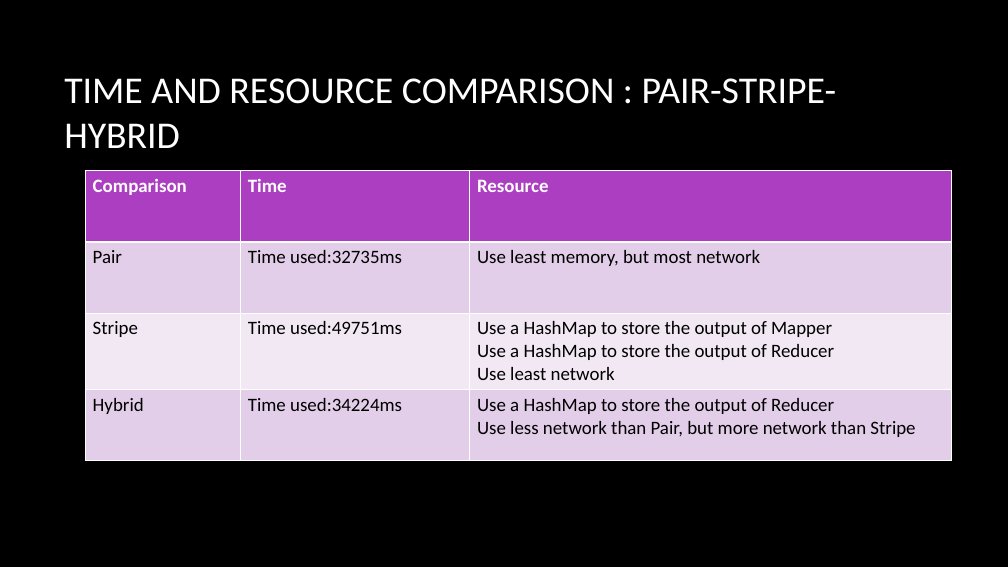
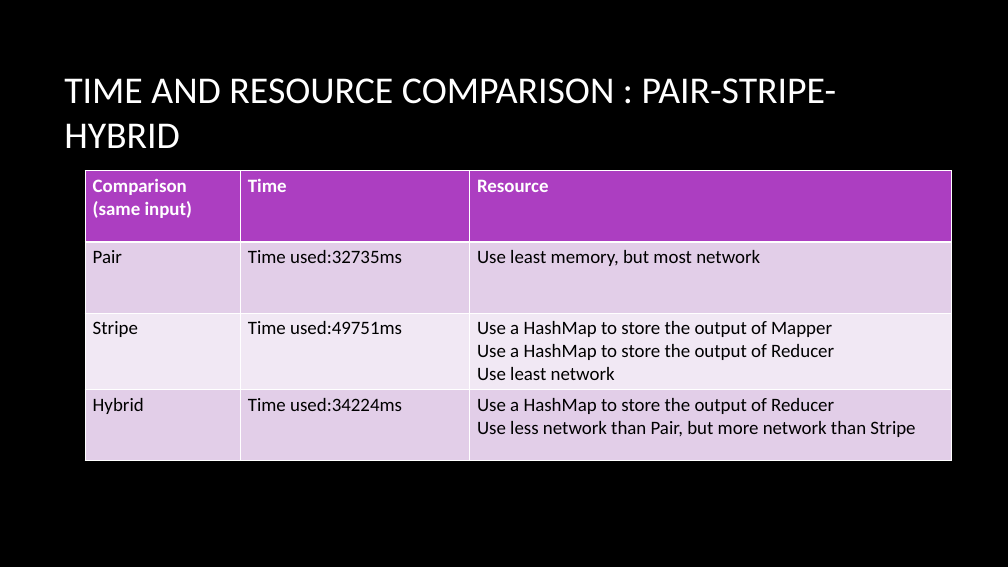
Before and after one commit to jij000/big-data-project, a slide deck: slide 28 of Big DATA Technology.pptx. Drawn at 1008x567 pixels with LibreOffice and Linux fonts; fonts in the diff are those of the drawing; background and template pictures are left out. Boxes give left, top, right and bottom in pixels: in the first picture for what was removed or moved away, otherwise in the second. Text is boxed around its words. In the diff, an @@ line names an element or a change of style, - is before the commit and + after.

Commit message:
update

```diff
--- a/Big DATA Technology.pptx
+++ b/Big DATA Technology.pptx
@@ table at (x1=85, y1=171, x2=951, y2=460) @@
-row 1, column 1: Comparison
+row 1, column 1: Comparison / (same input)
```
